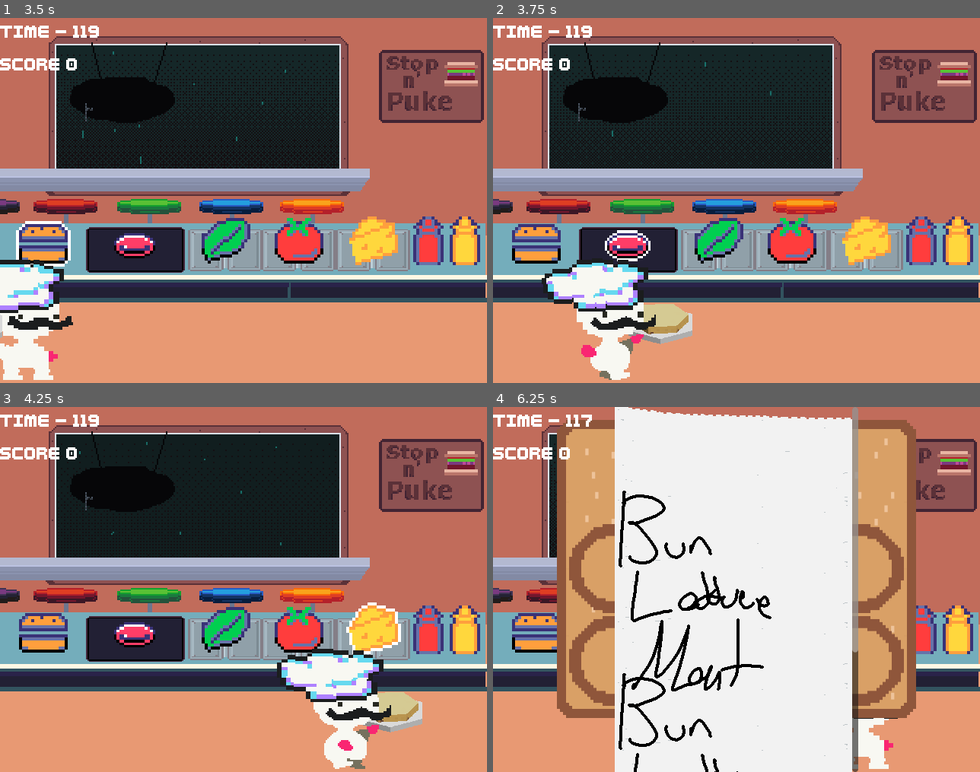
Above: before the commit, frames 1-4 (two rows, left to right).
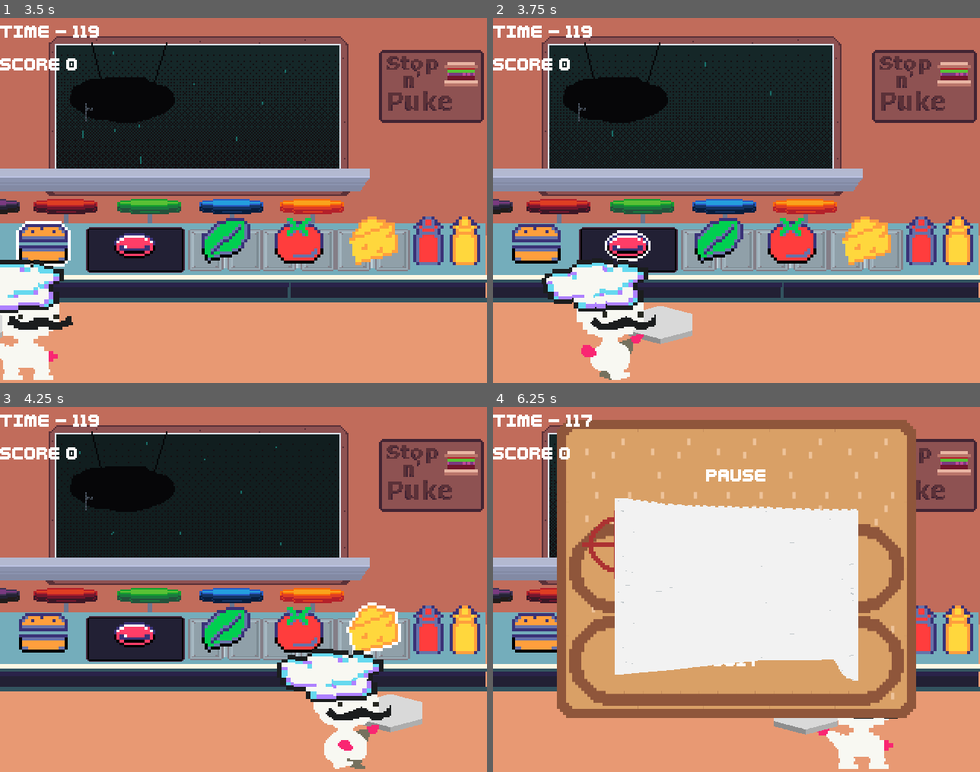
Above: after the commit, the same moments.

Repository: LettucePie/burgert
Game: Godot game, scene res://scenes/play.tscn
Two runs of this game, one before a commit and one after it. Both use one fixed random seed, a clock stepped at 60 frames per second and the inputs below.
Inputs:
- Up to frame 1 (3.5 s): click "Play" at 0.5 s; tap Enter (menu) at 1.25 s; hold Right (right) 1.28-2.03 s; tap Z (confirm) at 1.35 s; hold Down (down) 2.03-2.75 s; tap C (special1) at 2.1 s; click "RESUME" at 2.75 s
- Up to frame 2 (3.75 s): hold Right (right) from 3.53 s (still down); tap Z (confirm) at 3.6 s
- Up to frame 3 (4.25 s): keep holding Right (right)
- Up to frame 4 (6.25 s): release Right (right) at 4.28 s; hold Up (up) 4.28-5.03 s; tap C (special1) at 4.35, 5.85 s; hold Left (left) from 5.03 s (still down); tap Z (confirm) at 5.1 s; tap Enter (menu) at 5.65 s

Frame 1 is identical in both runs. In frame 2, 0.6% of the frame differs, in the area x 30-41%, y 78-87%; in frame 3, 0.5%; in frame 4, 29%, in the area x 18-75%, y 0-100%.
Error after the commit: Invalid call. Nonexistent function 'set_active' in base 'Node2D (Customer)'. (res://scenes/game/kitchen.gd:69)

Commit message:
setup framework for customers entering and exiting

Diff:
--- a/scenes/game/customer.gd
+++ b/scenes/game/customer.gd
@@ -1,5 +1,7 @@
 extends Node2D
 class_name Customer
+
+signal customer_finished()
 
 
 @export var customer_name : String
@@ -13,10 +15,14 @@
 @export var enter_pos : Vector2
 @export var stay_pos : Vector2
 @export var exit_pos : Vector2
-var active : bool = false
+@export var enter_speed : float = 8
+@export var munch_seconds : float = 1.0
+@export var exit_speed : float = 8
 var tic : int = 0
 var default_y : float = 0
-var munching : bool = false
+enum CUSTOMER_STATE {Entering, Waiting, Munching, Leaving, Gone}
+var status : CUSTOMER_STATE = CUSTOMER_STATE.Gone
+var munch_timer : int = 0
 
 
 func _ready():
@@ -25,10 +31,22 @@
 	default_y = $character.position.y
 
 
-func set_active(tf : bool):
-	active = tf
-	if tf:
+func set_state(new_state : CUSTOMER_STATE):
+	if new_state == CUSTOMER_STATE.Entering:
+		self.position = enter_pos
+		burger_portal_sprite.hide()
+	if new_state == CUSTOMER_STATE.Waiting:
+		self.position = stay_pos
+		burger_portal_sprite.show()
 		play_greeting()
+	if new_state == CUSTOMER_STATE.Munching:
+		burger_portal_sprite.hide()
+		munch.show()
+		munch_timer = Time.get_ticks_msec() + (munch_seconds * 1000)
+	if new_state == CUSTOMER_STATE.Leaving:
+		munch.hide()
+	if new_state == CUSTOMER_STATE.Gone:
+		emit_signal("customer_finished")
 
 
 func play_greeting():
@@ -36,7 +54,11 @@
 
 
 func _physics_process(delta):
-	if active:
+	if status == CUSTOMER_STATE.Entering:
+		self.position = self.position.move_toward(stay_pos, enter_speed)
+		if self.position.distance_to(stay_pos) < 1.5:
+			set_state(CUSTOMER_STATE.Waiting)
+	if status == CUSTOMER_STATE.Waiting:
 		tic += 1
 		if tic >= 60:
 			tic = 0
@@ -44,3 +66,17 @@
 				$character.position.y += 2
 			else:
 				$character.position.y = default_y
+	if status == CUSTOMER_STATE.Munching:
+		tic += 2
+		if tic >= 60:
+			tic = 0
+			if $character.position.y == default_y :
+				$character.position.y += 4
+			else:
+				$character.position.y = default_y
+		if Time.get_ticks_msec() >= munch_timer:
+			set_state(CUSTOMER_STATE.Leaving)
+	if status == CUSTOMER_STATE.Leaving:
+		self.position = self.position.move_toward(exit_pos, exit_speed)
+		if self.position.distance_to(exit_pos) < 1.5:
+			set_state(CUSTOMER_STATE.Gone)
--- a/scenes/game/kitchen_a.tscn
+++ b/scenes/game/kitchen_a.tscn
@@ -41,6 +41,7 @@
 [ext_resource type="Texture2D" uid="uid://c085b04unljsh" path="res://assets/images/game/customers/customers__13.png" id="35_m5wms"]
 [ext_resource type="Texture2D" uid="uid://crbnqpyawunif" path="res://assets/images/game/customers/customers__14.png" id="37_os6ba"]
 [ext_resource type="Texture2D" uid="uid://f6jubesn86as" path="res://assets/images/game/kitchen/large_counter.tres" id="39_ul271"]
+[ext_resource type="Texture2D" uid="uid://dmvku22ms6kgo" path="res://assets/images/game/kitchen/Restaurant_floor.png" id="40_5d7jh"]
 [ext_resource type="Texture2D" uid="uid://dqs8p3c26h7dr" path="res://assets/images/game/kitchen/counter_v2.tres" id="40_arepm"]
 [ext_resource type="Texture2D" uid="uid://dcode7kblp41y" path="res://assets/images/game/kitchen/register.tres" id="41_60jb7"]
 [ext_resource type="Texture2D" uid="uid://cyncm1vjbbtti" path="res://assets/images/game/kitchen/counter_v2_grill.tres" id="42_y6et2"]
@@ -132,6 +133,7 @@
 [node name="customers" type="Node2D" parent="."]
 
 [node name="Tommy" type="Node2D" parent="customers" node_paths=PackedStringArray("burger_portal_sprite", "sound_player", "left_area", "right_area", "munch")]
+visible = false
 position = Vector2(-645, 59)
 script = ExtResource("3_488ky")
 customer_name = "Tommy"
@@ -172,9 +174,9 @@
 
 [node name="munch" parent="customers/Tommy" instance=ExtResource("14_rquj2")]
 
-[node name="Teddy" type="Node2D" parent="customers" node_paths=PackedStringArray("burger_portal_sprite", "sound_player", "left_area", "right_area")]
-visible = false
-position = Vector2(0, 59)
+[node name="Teddy" type="Node2D" parent="customers" node_paths=PackedStringArray("burger_portal_sprite", "sound_player", "left_area", "right_area", "munch")]
+visible = false
+position = Vector2(-557, 59)
 script = ExtResource("3_488ky")
 customer_name = "Teddy"
 orders = Array[PackedStringArray]([PackedStringArray("Bun", "Cheese", "Tomato", "Bun Top"), PackedStringArray("Bun", "Cheese", "Cheese", "Bun Top"), PackedStringArray("Bun", "Tomato", "Cheese", "Tomato", "Cheese", "Cheese", "Bun Top")])
@@ -182,6 +184,10 @@
 sound_player = NodePath("AudioStreamPlayer2D")
 left_area = NodePath("Left")
 right_area = NodePath("Right")
+munch = NodePath("munch")
+enter_pos = Vector2(256, 59)
+stay_pos = Vector2(0, 59)
+exit_pos = Vector2(-557, 59)
 
 [node name="character" type="Sprite2D" parent="customers/Teddy"]
 position = Vector2(320, 149)
@@ -208,9 +214,12 @@
 [node name="Right" type="Marker2D" parent="customers/Teddy"]
 position = Vector2(540, 28)
 
-[node name="Ted" type="Node2D" parent="customers" node_paths=PackedStringArray("burger_portal_sprite", "sound_player", "left_area", "right_area")]
-visible = false
-position = Vector2(0, 59)
+[node name="munch" parent="customers/Teddy" instance=ExtResource("14_rquj2")]
+position = Vector2(462, 91)
+
+[node name="Ted" type="Node2D" parent="customers" node_paths=PackedStringArray("burger_portal_sprite", "sound_player", "left_area", "right_area", "munch")]
+visible = false
+position = Vector2(0, 234)
 script = ExtResource("3_488ky")
 customer_name = "Ted"
 orders = Array[PackedStringArray]([PackedStringArray("Bun", "Meat", "Bun Top"), PackedStringArray("Bun", "Meat", "Cheese", "Meat", "Bun Top"), PackedStringArray("Bun", "Meat", "Bun", "Meat", "Bun", "Meat", "Bun Top")])
@@ -218,6 +227,10 @@
 sound_player = NodePath("AudioStreamPlayer2D")
 left_area = NodePath("Left")
 right_area = NodePath("Right")
+munch = NodePath("munch")
+enter_pos = Vector2(0, 234)
+stay_pos = Vector2(0, 59)
+exit_pos = Vector2(0, 234)
 
 [node name="character" type="Sprite2D" parent="customers/Ted"]
 position = Vector2(320, 101)
@@ -245,9 +258,12 @@
 [node name="Right" type="Marker2D" parent="customers/Ted"]
 position = Vector2(176, 60)
 
-[node name="Al" type="Node2D" parent="customers" node_paths=PackedStringArray("burger_portal_sprite", "sound_player", "left_area", "right_area")]
-visible = false
-position = Vector2(0, 59)
+[node name="munch" parent="customers/Ted" instance=ExtResource("14_rquj2")]
+position = Vector2(105, 136)
+
+[node name="Al" type="Node2D" parent="customers" node_paths=PackedStringArray("burger_portal_sprite", "sound_player", "left_area", "right_area", "munch")]
+visible = false
+position = Vector2(-476, 59)
 script = ExtResource("3_488ky")
 customer_name = "Al"
 orders = Array[PackedStringArray]([PackedStringArray("Bun", "Meat", "Bun Top"), PackedStringArray("Bun", "Meat", "Ketchup", "Bun Top"), PackedStringArray("Bun", "Meat", "Mustard", "Bun Top")])
@@ -256,6 +272,10 @@
 sound_player = NodePath("AudioStreamPlayer2D")
 left_area = NodePath("Left")
 right_area = NodePath("Right")
+munch = NodePath("munch")
+enter_pos = Vector2(493, 59)
+stay_pos = Vector2(0, 59)
+exit_pos = Vector2(-476, 59)
 
 [node name="character" type="Sprite2D" parent="customers/Al"]
 position = Vector2(320, 101)
@@ -282,9 +302,12 @@
 [node name="Right" type="Marker2D" parent="customers/Al"]
 position = Vector2(412, 160)
 
-[node name="Emo" type="Node2D" parent="customers" node_paths=PackedStringArray("burger_portal_sprite", "sound_player", "left_area", "right_area")]
-visible = false
-position = Vector2(0, 59)
+[node name="munch" parent="customers/Al" instance=ExtResource("14_rquj2")]
+position = Vector2(285, 150)
+
+[node name="Emo" type="Node2D" parent="customers" node_paths=PackedStringArray("burger_portal_sprite", "sound_player", "left_area", "right_area", "munch")]
+visible = false
+position = Vector2(302, 59)
 script = ExtResource("3_488ky")
 customer_name = "Emo"
 orders = Array[PackedStringArray]([PackedStringArray("Lettuce", "Lettuce", "Tomato", "Lettuce", "Bun Top"), PackedStringArray("Lettuce", "Cheese", "Ketchup", "Bun", "Lettuce"), PackedStringArray("Tomato", "Ketchup", "Tomato", "Ketchup", "Tomato")])
@@ -292,6 +315,10 @@
 sound_player = NodePath("AudioStreamPlayer2D")
 left_area = NodePath("Left")
 right_area = NodePath("Right")
+munch = NodePath("munch")
+enter_pos = Vector2(302, 59)
+stay_pos = Vector2(0, 59)
+exit_pos = Vector2(302, 59)
 
 [node name="character" type="Sprite2D" parent="customers/Emo"]
 position = Vector2(320, 101)
@@ -318,9 +345,12 @@
 [node name="Right" type="Marker2D" parent="customers/Emo"]
 position = Vector2(488, 124)
 
-[node name="Karen" type="Node2D" parent="customers" node_paths=PackedStringArray("burger_portal_sprite", "sound_player", "left_area", "right_area")]
-visible = false
-position = Vector2(0, 59)
+[node name="munch" parent="customers/Emo" instance=ExtResource("14_rquj2")]
+position = Vector2(427, 143)
+
+[node name="Karen" type="Node2D" parent="customers" node_paths=PackedStringArray("burger_portal_sprite", "sound_player", "left_area", "right_area", "munch")]
+visible = false
+position = Vector2(-568, 59)
 script = ExtResource("3_488ky")
 customer_name = "Karen"
 orders = Array[PackedStringArray]([PackedStringArray("Bun", "Meat", "Cheese", "Tomato", "Bun Top"), PackedStringArray("Bun", "Meat", "Cheese", "Ketchup", "Mustard", "Bun Top"), PackedStringArray("Bun", "Meat", "Cheese", "Lettuce", "Tomato", "Ketchup", "Mustard", "Bun Top")])
@@ -328,6 +358,10 @@
 sound_player = NodePath("AudioStreamPlayer2D")
 left_area = NodePath("Left")
 right_area = NodePath("Right")
+munch = NodePath("munch")
+enter_pos = Vector2(315, 59)
+stay_pos = Vector2(0, 59)
+exit_pos = Vector2(-570, 59)
 
 [node name="character" type="Sprite2D" parent="customers/Karen"]
 position = Vector2(320, 101)
@@ -354,9 +388,12 @@
 [node name="Right" type="Marker2D" parent="customers/Karen"]
 position = Vector2(512, 140)
 
-[node name="Patient" type="Node2D" parent="customers" node_paths=PackedStringArray("burger_portal_sprite", "sound_player", "left_area", "right_area")]
-visible = false
-position = Vector2(0, 59)
+[node name="munch" parent="customers/Karen" instance=ExtResource("14_rquj2")]
+position = Vector2(435, 170)
+
+[node name="Patient" type="Node2D" parent="customers" node_paths=PackedStringArray("burger_portal_sprite", "sound_player", "left_area", "right_area", "munch")]
+visible = false
+position = Vector2(-519, 59)
 script = ExtResource("3_488ky")
 customer_name = "Patient"
 orders = Array[PackedStringArray]([PackedStringArray("Cheese", "Cheese", "Cheese", "Cheese", "Lettuce"), PackedStringArray("Bun", "Cheese", "Bun Top"), PackedStringArray("Bun", "Cheese", "Meat", "Cheese", "Lettuce", "Cheese", "Tomato", "Cheese", "Bun Top")])
@@ -364,6 +401,10 @@
 sound_player = NodePath("AudioStreamPlayer2D")
 left_area = NodePath("Left")
 right_area = NodePath("Right")
+munch = NodePath("munch")
+enter_pos = Vector2(345, 59)
+stay_pos = Vector2(0, 59)
+exit_pos = Vector2(-520, 59)
 
 [node name="character" type="Sprite2D" parent="customers/Patient"]
 position = Vector2(320, 101)
@@ -391,9 +432,12 @@
 [node name="Right" type="Marker2D" parent="customers/Patient"]
 position = Vector2(468, 172)
 
-[node name="Mustard" type="Node2D" parent="customers" node_paths=PackedStringArray("burger_portal_sprite", "sound_player", "left_area", "right_area")]
-visible = false
-position = Vector2(0, 59)
+[node name="munch" parent="customers/Patient" instance=ExtResource("14_rquj2")]
+position = Vector2(400, 147)
+
+[node name="Mustard" type="Node2D" parent="customers" node_paths=PackedStringArray("burger_portal_sprite", "sound_player", "left_area", "right_area", "munch")]
+visible = false
+position = Vector2(196, 127)
 script = ExtResource("3_488ky")
 customer_name = "Mustard"
 orders = Array[PackedStringArray]([PackedStringArray("Bun", "Mustard", "Mustard", "Mustard", "Mustard"), PackedStringArray("Mustard", "Mustard", "Mustard"), PackedStringArray("Bun", "Mustard", "Meat", "Mustard", "Mustard", "Mustard", "Mustard", "Bun", "Mustard")])
@@ -402,6 +446,10 @@
 sound_player = NodePath("AudioStreamPlayer2D")
 left_area = NodePath("Left")
 right_area = NodePath("Right")
+munch = NodePath("munch")
+enter_pos = Vector2(0, 215)
+stay_pos = Vector2(0, 59)
+exit_pos = Vector2(200, 130)
 
 [node name="character" type="Sprite2D" parent="customers/Mustard"]
 position = Vector2(320, 101)
@@ -428,9 +476,12 @@
 [node name="Right" type="Marker2D" parent="customers/Mustard"]
 position = Vector2(636, 104)
 
-[node name="Dancer" type="Node2D" parent="customers" node_paths=PackedStringArray("burger_portal_sprite", "sound_player", "left_area", "right_area")]
-visible = false
-position = Vector2(0, 59)
+[node name="munch" parent="customers/Mustard" instance=ExtResource("14_rquj2")]
+position = Vector2(552, 108)
+
+[node name="Dancer" type="Node2D" parent="customers" node_paths=PackedStringArray("burger_portal_sprite", "sound_player", "left_area", "right_area", "munch")]
+visible = false
+position = Vector2(618, 59)
 script = ExtResource("3_488ky")
 customer_name = "Dancer"
 orders = Array[PackedStringArray]([PackedStringArray("Bun", "Meat", "Bun Top"), PackedStringArray("Bun", "Meat", "Bun", "Meat", "Bun Top"), PackedStringArray("Lettuce")])
@@ -438,6 +489,10 @@
 sound_player = NodePath("AudioStreamPlayer2D")
 left_area = NodePath("Left")
 right_area = NodePath("Right")
+munch = NodePath("munch")
+enter_pos = Vector2(-211, 59)
+stay_pos = Vector2(0, 59)
+exit_pos = Vector2(620, 59)
 
 [node name="character" type="Sprite2D" parent="customers/Dancer"]
 position = Vector2(320, 101)
@@ -465,9 +520,12 @@
 [node name="Right" type="Marker2D" parent="customers/Dancer"]
 position = Vector2(176, 116)
 
-[node name="Punk" type="Node2D" parent="customers" node_paths=PackedStringArray("burger_portal_sprite", "sound_player", "left_area", "right_area")]
-visible = false
-position = Vector2(0, 59)
+[node name="munch" parent="customers/Dancer" instance=ExtResource("14_rquj2")]
+position = Vector2(123, 140)
+
+[node name="Punk" type="Node2D" parent="customers" node_paths=PackedStringArray("burger_portal_sprite", "sound_player", "left_area", "right_area", "munch")]
+visible = false
+position = Vector2(0, 324)
 script = ExtResource("3_488ky")
 customer_name = "Punk"
 orders = Array[PackedStringArray]([PackedStringArray("Bun", "Cheese", "Cheese", "Ketchup", "Ketchup", "Bun Top"), Packe …(185 unchanged characters)…
@@ -476,6 +534,10 @@
 sound_player = NodePath("AudioStreamPlayer2D")
 left_area = NodePath("Left")
 right_area = NodePath("Right")
+munch = NodePath("munch")
+enter_pos = Vector2(-588, 59)
+stay_pos = Vector2(0, 59)
+exit_pos = Vector2(0, 330)
 
 [node name="character" type="Sprite2D" parent="customers/Punk"]
 position = Vector2(320, 101)
@@ -502,9 +564,12 @@
 [node name="Right" type="Marker2D" parent="customers/Punk"]
 position = Vector2(576, 108)
 
-[node name="Toad" type="Node2D" parent="customers" node_paths=PackedStringArray("burger_portal_sprite", "sound_player", "left_area", "right_area")]
-visible = false
-position = Vector2(0, 59)
+[node name="munch" parent="customers/Punk" instance=ExtResource("14_rquj2")]
+position = Vector2(490, 130)
+
+[node name="Toad" type="Node2D" parent="customers" node_paths=PackedStringArray("burger_portal_sprite", "sound_player", "left_area", "right_area", "munch")]
+visible = false
+position = Vector2(463, 59)
 script = ExtResource("3_488ky")
 customer_name = "Toad"
 orders = Array[PackedStringArray]([PackedStringArray("Bun", "Bun Top"), PackedStringArray("Meat", "Meat"), PackedStringArray("Cheese", "Cheese"), PackedStringArray("Ketchup", "Mustard"), PackedStringArray("Lettuce", "Tomato")])
@@ -513,6 +578,10 @@
 sound_player = NodePath("AudioStreamPlayer2D")
 left_area = NodePath("Left")
 right_area = NodePath("Right")
+munch = NodePath("munch")
+enter_pos = Vector2(-340, 59)
+stay_pos = Vector2(0, 59)
+exit_pos = Vector2(464, 59)
 
 [node name="character" type="Sprite2D" parent="customers/Toad"]
 position = Vector2(320, 101)
@@ -542,9 +611,12 @@
 [node name="Right" type="Marker2D" parent="customers/Toad"]
 position = Vector2(316, 116)
 
-[node name="Persistant" type="Node2D" parent="customers" node_paths=PackedStringArray("burger_portal_sprite", "sound_player", "left_area", "right_area")]
-visible = false
-position = Vector2(0, 59)
+[node name="munch" parent="customers/Toad" instance=ExtResource("14_rquj2")]
+position = Vector2(264, 145)
+
+[node name="Persistant" type="Node2D" parent="customers" node_paths=PackedStringArray("burger_portal_sprite", "sound_player", "left_area", "right_area", "munch")]
+visible = false
+position = Vector2(-433, 59)
 script = ExtResource("3_488ky")
 customer_name = "Persistant"
 orders = Array[PackedStringArray]([PackedStringArray("Bun", "Meat", "Bun Top")])
@@ -553,6 +625,10 @@
 sound_player = NodePath("AudioStreamPlayer2D")
 left_area = NodePath("Left")
 right_area = NodePath("Right")
+munch = NodePath("munch")
+enter_pos = Vector2(370, 59)
+stay_pos = Vector2(0, 59)
+exit_pos = Vector2(-435, 59)
 
 [node name="character" type="Sprite2D" parent="customers/Persistant"]
 position = Vector2(320, 101)
@@ -579,9 +655,12 @@
 [node name="Right" type="Marker2D" parent="customers/Persistant"]
 position = Vector2(420, 100)
 
-[node name="Anxiety" type="Node2D" parent="customers" node_paths=PackedStringArray("burger_portal_sprite", "sound_player", "left_area", "right_area")]
-visible = false
-position = Vector2(0, 59)
+[node name="munch" parent="customers/Persistant" instance=ExtResource("14_rquj2")]
+position = Vector2(351, 137)
+
+[node name="Anxiety" type="Node2D" parent="customers" node_paths=PackedStringArray("burger_portal_sprite", "sound_player", "left_area", "right_area", "munch")]
+visible = false
+position = Vector2(0, 218)
 script = ExtResource("3_488ky")
 customer_name = "Anxiety"
 orders = Array[PackedStringArray]([PackedStringArray("Bun", "Bun Top")])
@@ -589,6 +668,10 @@
 sound_player = NodePath("AudioStreamPlayer2D")
 left_area = NodePath("Left")
 right_area = NodePath("Right")
+munch = NodePath("munch")
+enter_pos = Vector2(0, 218)
+stay_pos = Vector2(0, 59)
+exit_pos = Vector2(0, 218)
 
 [node name="character" type="Sprite2D" parent="customers/Anxiety"]
 position = Vector2(320, 101)
@@ -614,6 +697,14 @@
 
 [node name="Right" type="Marker2D" parent="customers/Anxiety"]
 position = Vector2(540, 124)
+
+[node name="munch" parent="customers/Anxiety" instance=ExtResource("14_rquj2")]
+position = Vector2(481, 127)
+
+[node name="kitchen_floor" type="Sprite2D" parent="."]
+position = Vector2(320, 240)
+scale = Vector2(2, 2)
+texture = ExtResource("40_5d7jh")
 
 [node name="background_1" type="Node2D" parent="."]
 
Binary file added: assets/images/game/kitchen/Restaurant_floor.png
Not shown, added: assets/images/game/kitchen/Restaurant_floor.png.import
Not shown: 1 places in scenes/game/kitchen_a.tscn that only renumber resources
